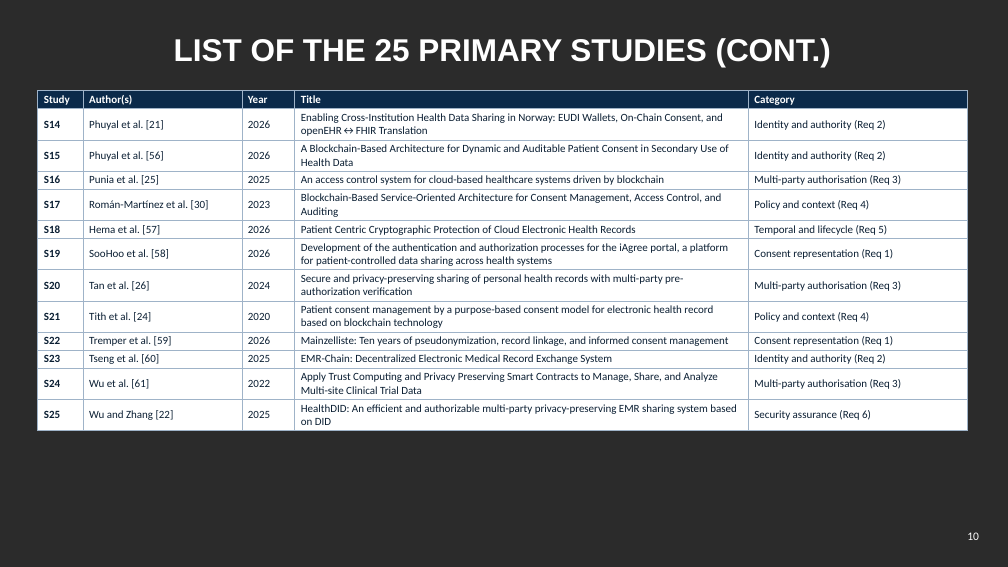
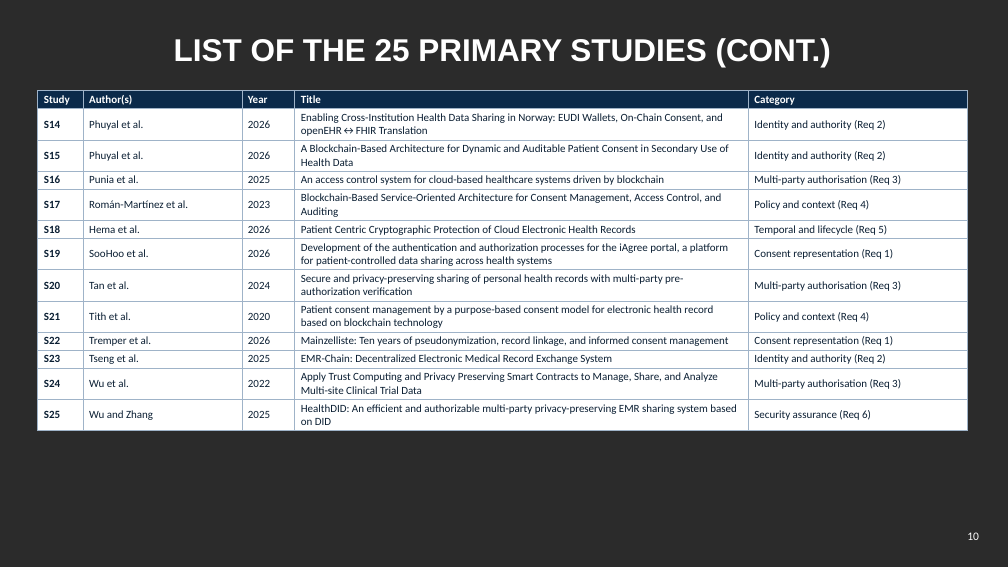
Before and after one commit to yasir12345678900/HealthRWA-Sepolia-Personal-try, a slide deck: slide 10 of docs/Yasir_CA2_Reassessment_Slides.pptx. Drawn at 1008x567 pixels with LibreOffice and Linux fonts; fonts in the diff are those of the drawing; background and template pictures are left out; a plain dark background stands for a picture behind light text. Boxes give left, top, right and bottom in pixels: in the first picture for what was removed or moved away, otherwise in the second. Text is boxed around its words. In the diff, an @@ line names an element or a change of style, - is before the commit and + after.

```diff
--- a/docs/Yasir_CA2_Reassessment_Slides.pptx
+++ b/docs/Yasir_CA2_Reassessment_Slides.pptx
@@ table at (38, 91, 968, 429) @@
-row 2, column 2: Phuyal et al. [21]
+row 2, column 2: Phuyal et al.
-row 3, column 2: Phuyal et al. [56]
+row 3, column 2: Phuyal et al.
-row 4, column 2: Punia et al. [25]
+row 4, column 2: Punia et al.
-row 5, column 2: Román-Martínez et al. [30]
+row 5, column 2: Román-Martínez et al.
-row 6, column 2: Hema et al. [57]
+row 6, column 2: Hema et al.
-row 7, column 2: SooHoo et al. [58]
+row 7, column 2: SooHoo et al.
-row 8, column 2: Tan et al. [26]
+row 8, column 2: Tan et al.
-row 9, column 2: Tith et al. [24]
+row 9, column 2: Tith et al.
-row 10, column 2: Tremper et al. [59]
+row 10, column 2: Tremper et al.
-row 11, column 2: Tseng et al. [60]
+row 11, column 2: Tseng et al.
-row 12, column 2: Wu et al. [61]
+row 12, column 2: Wu et al.
-row 13, column 2: Wu and Zhang [22]
+row 13, column 2: Wu and Zhang
```
Also in this commit, not shown: 7 other slides changed, 13 other files.
